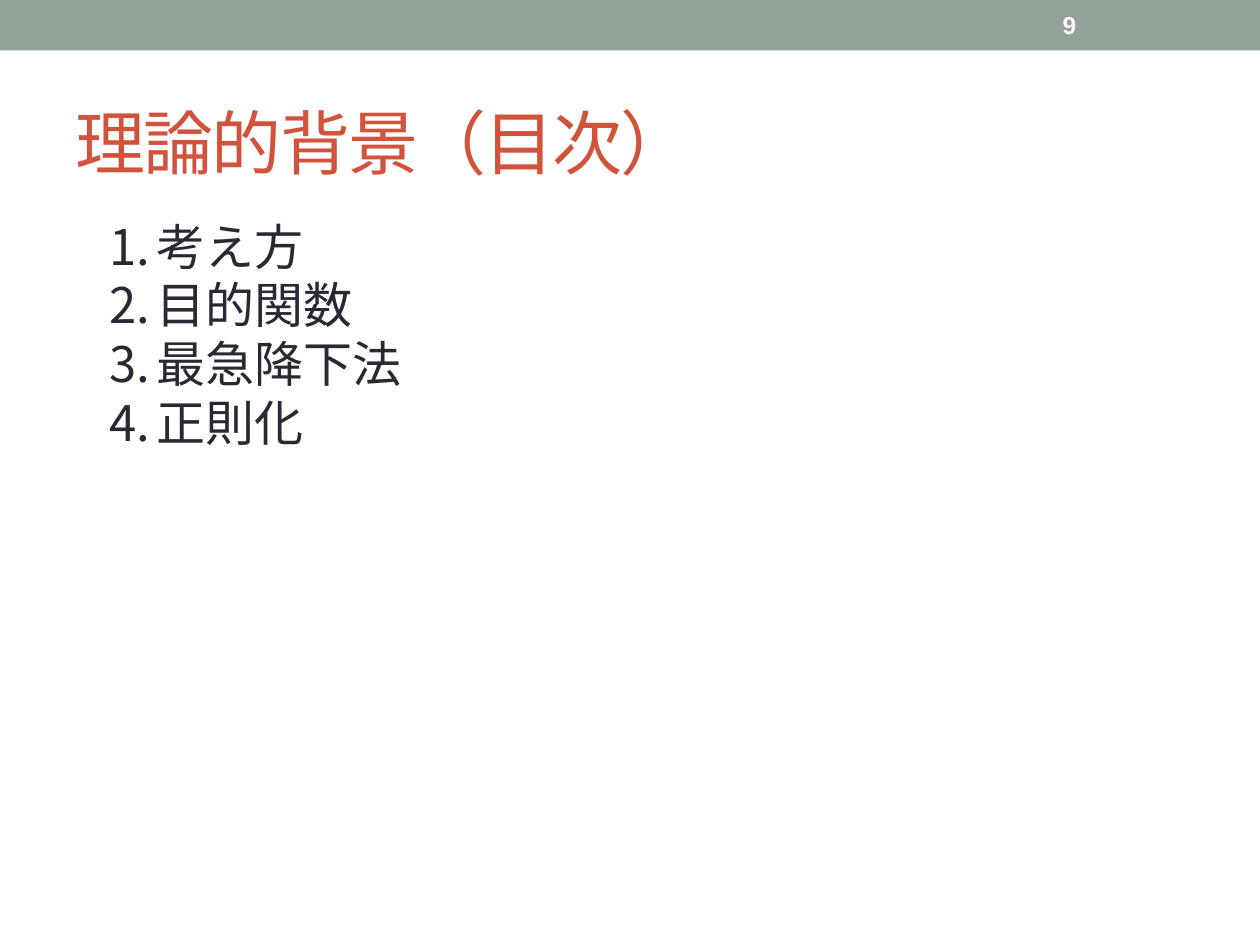
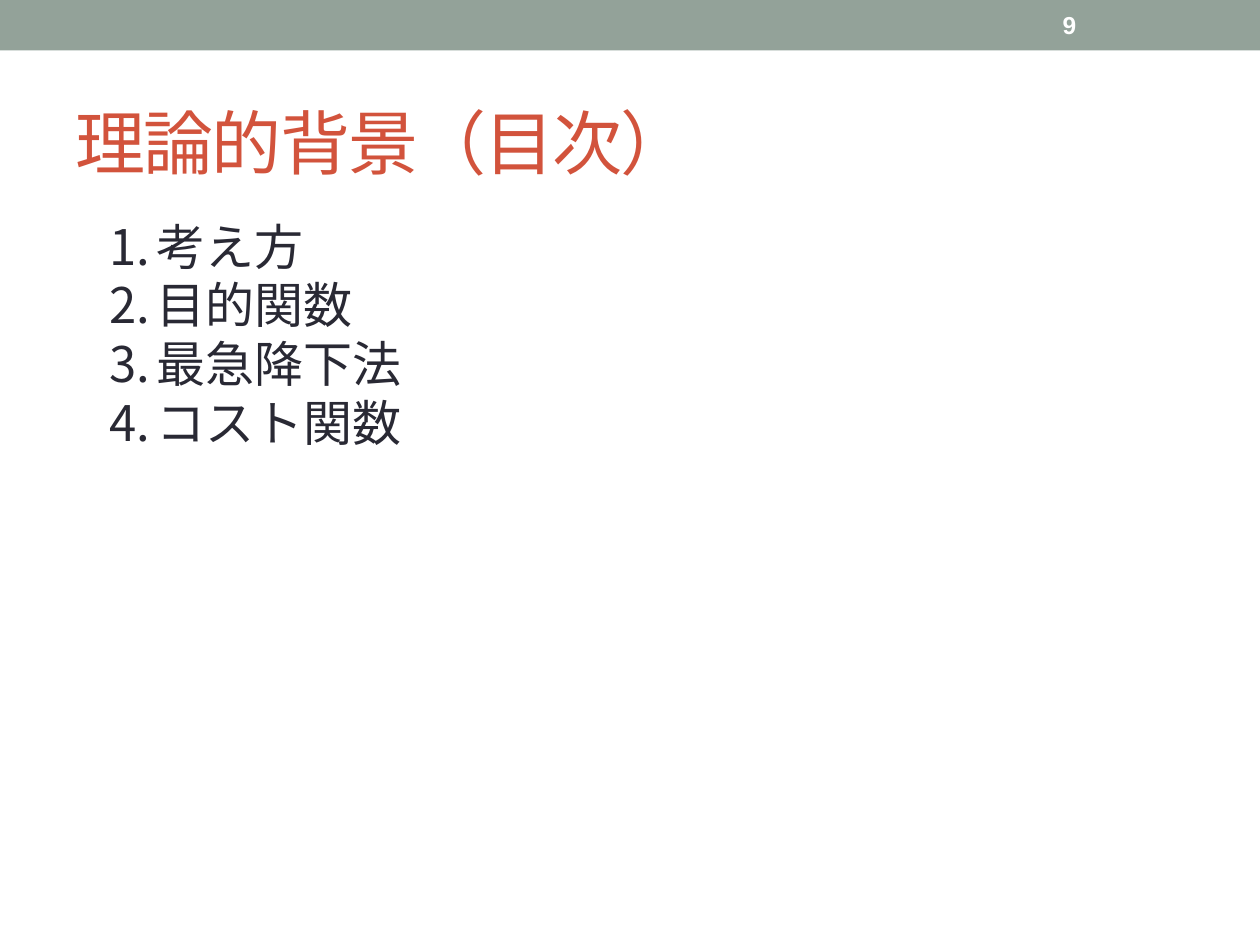
Before and after one commit to tsuchiyatoshio/team, a slide deck: slide 9 of oouchi/1.2_LogisticRegression/1.2_RogisticRegression.pptx. Drawn at 1260x945 pixels with LibreOffice and Linux fonts; fonts in the diff are those of the drawing. Boxes give left, top, right and bottom in pixels: in the first picture for what was removed or moved away, otherwise in the second. Text is boxed around its words. In the diff, an @@ line names an element or a change of style, - is before the commit and + after.

```diff
--- a/oouchi/1.2_LogisticRegression/1.2_RogisticRegression.pptx
+++ b/oouchi/1.2_LogisticRegression/1.2_RogisticRegression.pptx
@@ text at (x1=156, y1=399, x2=401, y2=445): text changed @@
-4. 正則化
+4. コスト関数
```
Also in this commit, not shown: 2 other slides changed, 9 other files.
